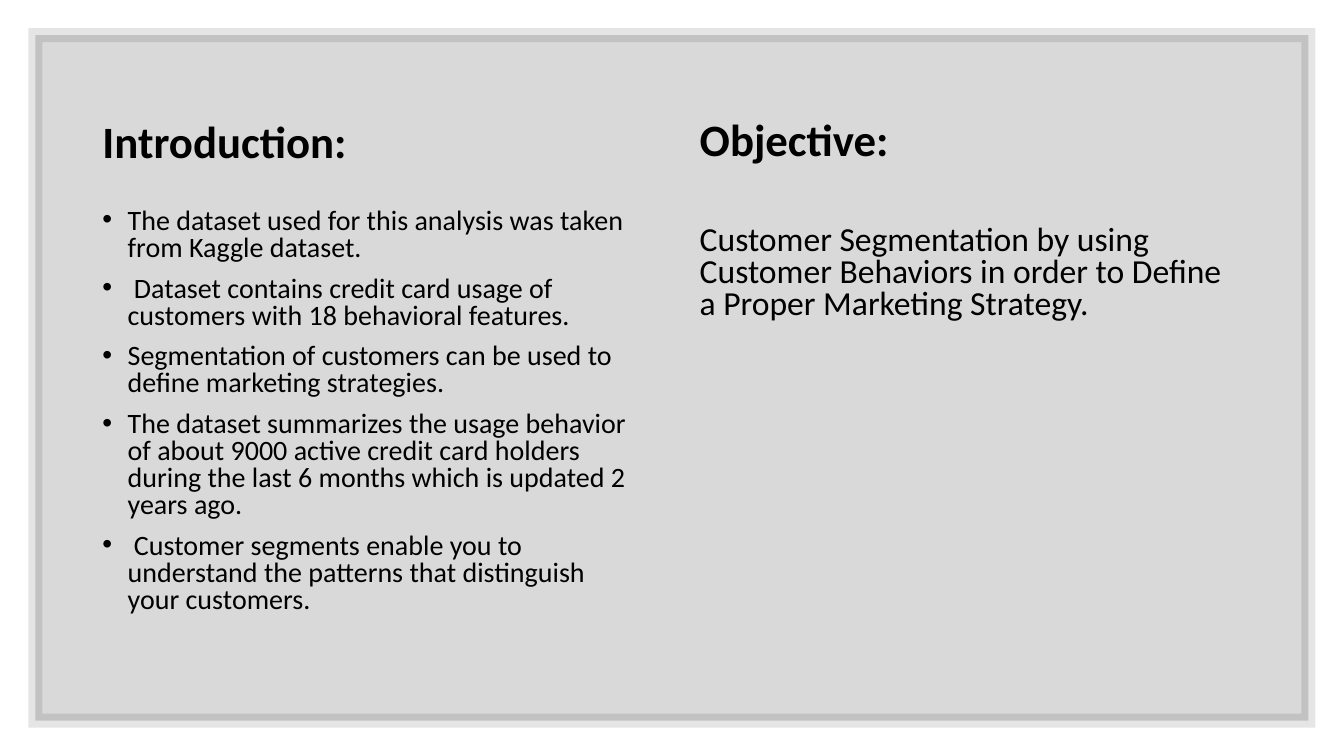
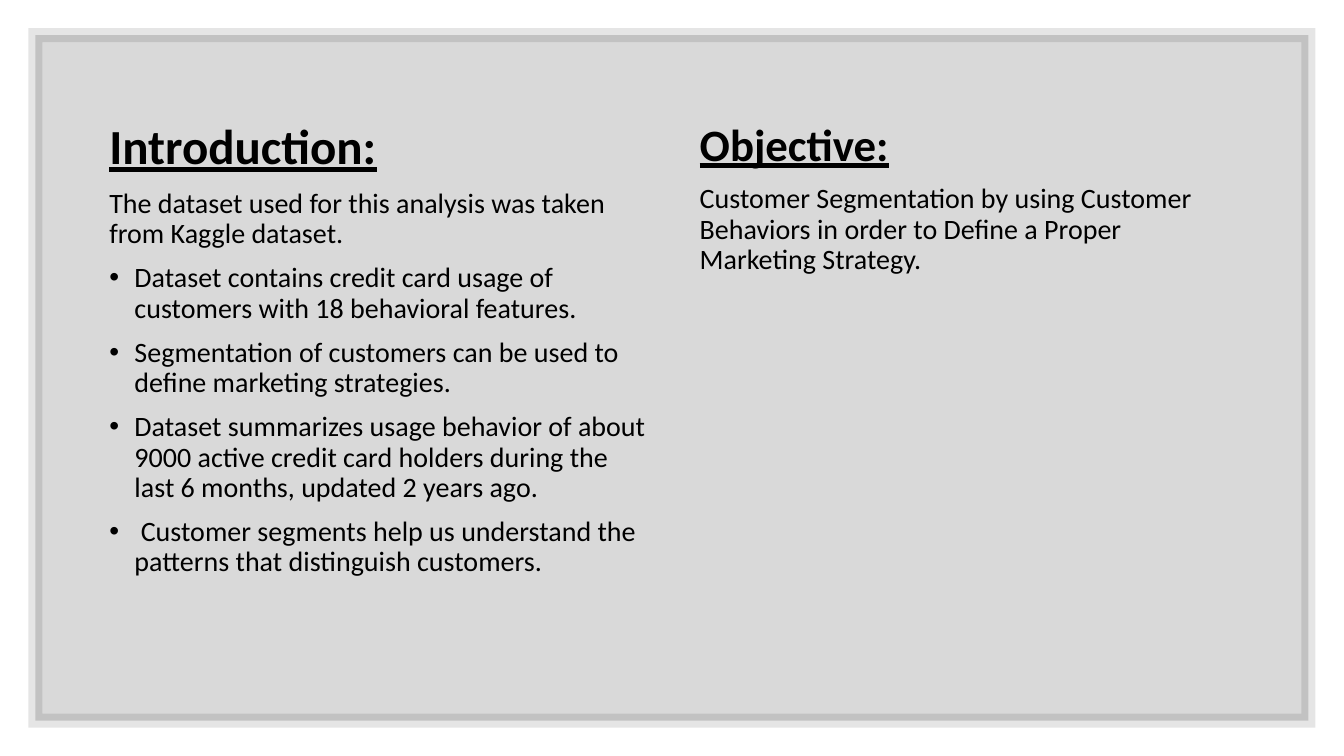
Before and after one commit to parichehrma/PariMa1, a slide deck: slide 3 of Customers Segmentation based on their Credit Card usage.pptx. Drawn at 1344x756 pixels with LibreOffice and Linux fonts; fonts in the diff are those of the drawing. Boxes give left, top, right and bottom in pixels: in the first picture for what was removed or moved away, otherwise in the second. Text is boxed around its words. In the diff, an @@ line names an element or a change of style, - is before the commit and + after.

```diff
--- a/Customers Segmentation based on their Credit Card usage.pptx
+++ b/Customers Segmentation based on their Credit Card usage.pptx
@@ text "Introduction:": place and size @@
-text "Introduction:" at [128,210,626,614]
+text "Introduction:" at [109,129,645,576]
@@ text "Objective:" at [700,129,1191,274]: underline on in "Objective:"; size 24 to 20 pt in "Customer Segmentation by using Customer Behaviors in ..."; line spacing 0.8 to 0.9 @@
@@ title removed at [102,126,346,159] @@
-Introduction:
@@ text at [109,129,376,172]: paragraph added @@
+Introduction:
@@ text at [109,193,619,397]: bullet • to none; line spacing 0.8 to 0.9 @@
@@ text at [134,416,645,576]: text changed @@
-• The dataset summarizes the usage behavior of about 9000 active credit card holders during the last 6 months which is updated 2 years ago.
-• Customer segments enable you to understand the patterns that distinguish your customers.
+• Dataset summarizes usage behavior of about 9000 active credit card holders during the last 6 months, updated 2 years ago.
+• Customer segments help us understand the patterns that distinguish customers.
```
Also in this commit, not shown: 28 other slides changed, 1 other file.
